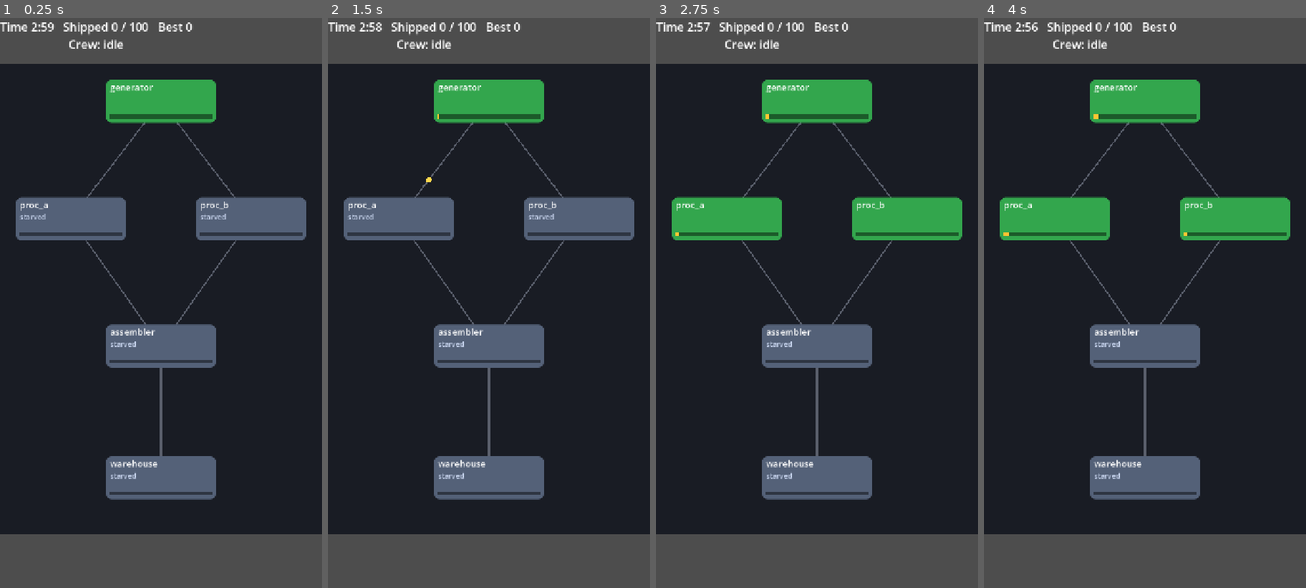
Above: before the commit, frames 1-4 (left to right).
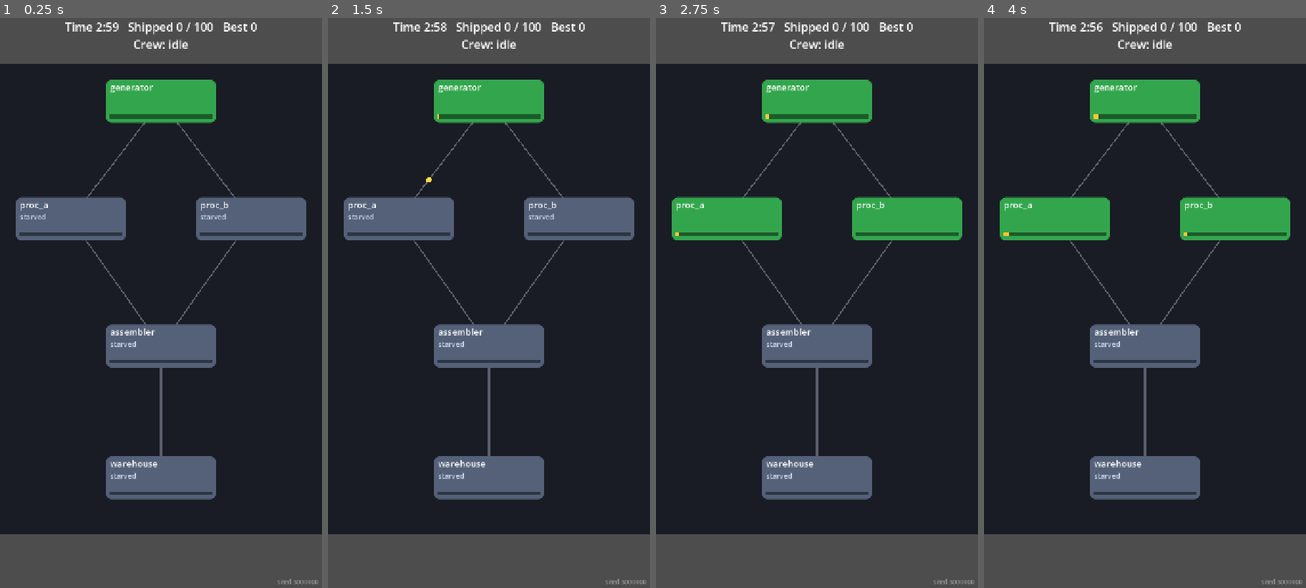
Above: after the commit, the same moments.

Repository: JasonHitching/human-error
Game: Godot game, scene res://main.tscn
Same seed, same stepped clock (60 frames per second), same inputs: the game is played once before the commit and once after it.
Inputs (mouse positions are in pixels of both pictures, inside the frame that each line leads up to):
- Up to frame 1 (0.25 s): no input
- Up to frame 2 (1.5 s): tap Enter at 0.5 s; click (489, 303) at 0.67 s; move the mouse to (424, 331) at 1.27 s; click (424, 331) at 1.42 s
- Up to frame 3 (2.75 s): tap Space at 2 s; move the mouse to (849, 177) at 2.02 s; click (849, 177) at 2.17 s
- Up to frame 4 (4 s): move the mouse to (1128, 417) at 2.77 s; click (1128, 417) at 2.92 s; move the mouse to (1241, 388) at 3.52 s; click (1241, 388) at 3.67 s

The runs differ from the first frame. In frame 1, 1.1% of the frame differs, in the area x 0-99%, y 0-100%; in frame 2, 1.1%; in frame 3, 1.1%; in frame 4, 1.1%.

Commit message:
Fix invisible end-of-shift screen; add headless UI check to CI
HUD and overlay used set_anchors_preset (anchors only), leaving them 0x0, so the
end screen was invisible and Restart sat half off-screen top-left. Use
set_anchors_and_offsets_preset and a CenterContainer. tools/ui_check.gd fails
on the old code and passes now.

Co-Authored-By: Claude Opus 5.5 <noreply@anthropic.com>
Claude-Session: https://claude.ai/code/session_01K8aWAafMpJ5XmFwBdXEF9r

Diff:
--- a/game/scripts/ui/hud.gd
+++ b/game/scripts/ui/hud.gd
@@ -14,7 +14,7 @@
 
 func _ready() -> void:
 	mouse_filter = Control.MOUSE_FILTER_IGNORE
-	set_anchors_preset(Control.PRESET_FULL_RECT)
+	set_anchors_and_offsets_preset(Control.PRESET_FULL_RECT)
 	_top = _label(26, HORIZONTAL_ALIGNMENT_CENTER)
 	_top.position = Vector2(0, 10)
 	_flash = _label(26, HORIZONTAL_ALIGNMENT_CENTER)
@@ -38,13 +38,15 @@
 func _build_overlay() -> void:
 	_overlay = ColorRect.new()
 	(_overlay as ColorRect).color = Color(0, 0, 0, 0.8)
-	_overlay.set_anchors_preset(Control.PRESET_FULL_RECT)
 	_overlay.visible = false
 	add_child(_overlay)
+	_overlay.set_anchors_and_offsets_preset(Control.PRESET_FULL_RECT)
+	var center := CenterContainer.new()
+	_overlay.add_child(center)
+	center.set_anchors_and_offsets_preset(Control.PRESET_FULL_RECT)
 	var box := VBoxContainer.new()
-	box.set_anchors_preset(Control.PRESET_CENTER)
 	box.add_theme_constant_override("separation", 24)
-	_overlay.add_child(box)
+	center.add_child(box)
 	_result = Label.new()
 	_result.horizontal_alignment = HORIZONTAL_ALIGNMENT_CENTER
 	_result.add_theme_font_size_override("font_size", 40)
@@ -56,7 +58,6 @@
 		b.add_theme_font_size_override("font_size", 30)
 		b.pressed.connect((spec[1] as Signal).emit)
 		box.add_child(b)
-	box.position = Vector2(-210, -200)
 
 
 func _layout() -> void:
--- /dev/null
+++ b/game/tools/ui_check.gd
@@ -0,0 +1,39 @@
+extends SceneTree
+## Headless UI smoke check: HUD fills the screen and the end-of-shift overlay
+## is visible, full-size and centred. Exits 0/1.
+## godot --headless --path game -s res://tools/ui_check.gd
+
+var _main: Node
+var _frames := 0
+
+
+func _initialize() -> void:
+	_main = load("res://main.tscn").instantiate()
+	root.add_child(_main)
+
+
+func _process(_delta: float) -> bool:
+	_frames += 1
+	if _frames == 3:
+		_main._factory.tick = int(_main._config.shift_seconds * _main._config.tick_rate)
+	if _frames < 10:
+		return false
+	var fails: Array[String] = []
+	var screen: Vector2 = _main.size
+	var hud: Control = _main._hud
+	var overlay: Control = hud._overlay
+	if hud.size != screen:
+		fails.append("HUD size %s != screen %s" % [hud.size, screen])
+	if not _main._ended or not overlay.is_visible_in_tree():
+		fails.append("end overlay not shown after shift end")
+	if overlay.size != screen:
+		fails.append("overlay size %s != screen %s" % [overlay.size, screen])
+	for b: Button in overlay.find_children("*", "Button", true, false):
+		var r := b.get_global_rect()
+		if not Rect2(Vector2.ZERO, screen).encloses(r):
+			fails.append("button '%s' off-screen at %s" % [b.text, r])
+	for f in fails:
+		print("FAIL ui_check: " + f)
+	print("ui_check: %s" % ("ok" if fails.is_empty() else "%d failed" % fails.size()))
+	quit(1 if not fails.is_empty() else 0)
+	return true
Not shown, changed: CLAUDE.md
